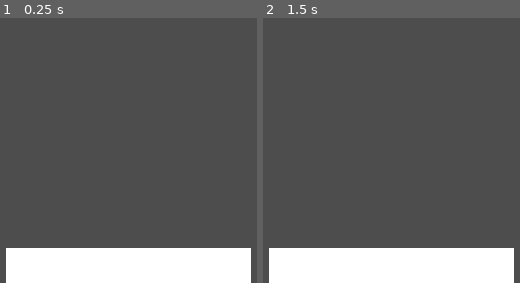
Above: before the commit, frames 1-2 (left to right).
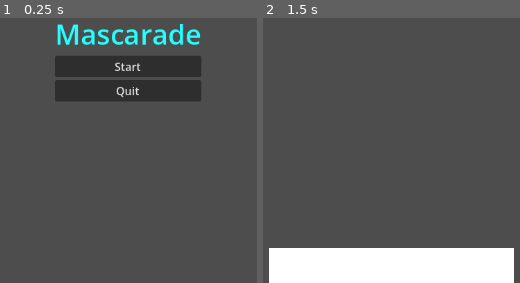
Above: after the commit, the same moments.

Repository: hdupire/mascarade
Game: Godot game, scene res://scenes/main.tscn
Same seed, same stepped clock (60 frames per second), same inputs: the game is played once before the commit and once after it. Before the commit the project starts from res://scenes/Mascarade.tscn.
Inputs (mouse positions are in pixels of both pictures, inside the frame that each line leads up to):
- Up to frame 1 (0.25 s): no input
- Up to frame 2 (1.5 s): click (391, 65) at 0.5 s, where only the run after the commit has a clickable "Start"; tap Enter at 1.25 s

The runs differ from the first frame. In frame 1, 23% of the frame differs, in the area x 2-98%, y 2-100%; in frame 2, nothing differs.

Commit message:
Tree of the program and main menu

Diff:
--- /dev/null
+++ b/assets/new_sphere_occluder_3d.tres
@@ -0,0 +1,3 @@
+[gd_resource type="SphereOccluder3D" format=3 uid="uid://cydj4ja57brdt"]
+
+[resource]
--- a/project.godot
+++ b/project.godot
@@ -11,9 +11,13 @@
 [application]
 
 config/name="mascarade"
-run/main_scene="uid://cmkpcyhht2xm5"
+run/main_scene="uid://ddln5nte4yg5q"
 config/features=PackedStringArray("4.6", "Forward Plus")
 config/icon="res://icon.svg"
+
+[input_devices]
+
+pointing/emulate_touch_from_mouse=true
 
 [physics]
 
--- a/scenes/Mascarade.tscn
+++ /dev/null
@@ -1,15 +0,0 @@
-[gd_scene format=3 uid="uid://cmkpcyhht2xm5"]
-
-[ext_resource type="PackedScene" uid="uid://dwfqdvqnsxg2h" path="res://scenes/board-view.tscn" id="1_6aw33"]
-[ext_resource type="PackedScene" uid="uid://bqhulaerjjcu" path="res://scenes/ui/ui.tscn" id="1_6y6ry"]
-
-[node name="Mascarade" type="Node3D" unique_id=1707848801]
-
-[node name="Ui" parent="." unique_id=1600666623 instance=ExtResource("1_6y6ry")]
-
-[node name="Camera3D" type="Camera3D" parent="." unique_id=530035498]
-transform = Transform3D(1, 0, 0, 0, -4.371139e-08, 1, 0, -1, -4.371139e-08, 0.0030748844, 1.7438, 0)
-
-[node name="Node3D" type="Node3D" parent="." unique_id=159334641]
-
-[node name="BoardView" parent="Node3D" unique_id=1867724167 instance=ExtResource("1_6aw33")]
--- /dev/null
+++ b/scenes/game/Mascarade.tscn
@@ -0,0 +1,15 @@
+[gd_scene format=3 uid="uid://cmkpcyhht2xm5"]
+
+[ext_resource type="PackedScene" uid="uid://dwfqdvqnsxg2h" path="res://scenes/game/board-view.tscn" id="1_6aw33"]
+[ext_resource type="PackedScene" uid="uid://bqhulaerjjcu" path="res://scenes/game/ui/ui.tscn" id="1_6y6ry"]
+
+[node name="Mascarade" type="Node3D" unique_id=1707848801]
+
+[node name="Ui" parent="." unique_id=1600666623 instance=ExtResource("1_6y6ry")]
+
+[node name="Camera3D" type="Camera3D" parent="." unique_id=530035498]
+transform = Transform3D(1, 0, 0, 0, -4.371139e-08, 1, 0, -1, -4.371139e-08, 0.0030748844, 1.7438, 0)
+
+[node name="World" type="Node3D" parent="." unique_id=159334641]
+
+[node name="BoardView" parent="World" unique_id=1867724167 instance=ExtResource("1_6aw33")]
--- /dev/null
+++ b/scenes/game/balls/ball.tscn
@@ -0,0 +1,6 @@
+[gd_scene format=3 uid="uid://dbyvyo47w10ui"]
+
+[node name="Ball" type="Node3D" unique_id=1577439196]
+
+[node name="CSGSphere3D" type="CSGSphere3D" parent="." unique_id=745156833]
+editor_description = "masque"
--- /dev/null
+++ b/scenes/game/board/board.tscn
@@ -0,0 +1,3 @@
+[gd_scene format=3 uid="uid://baafybu0vm272"]
+
+[node name="Board" type="Node3D" unique_id=912899170]
--- a/scenes/ui/ui.tscn
+++ b/scenes/game/ui/ui.tscn
@@ -1,6 +1,6 @@
 [gd_scene format=3 uid="uid://bqhulaerjjcu"]
 
-[ext_resource type="PackedScene" uid="uid://c254e3nrueoby" path="res://scenes/ui/hud.tscn" id="1_u7n8c"]
+[ext_resource type="PackedScene" uid="uid://c254e3nrueoby" path="res://scenes/game/ui/hud.tscn" id="1_u7n8c"]
 
 [node name="Ui" type="CanvasLayer" unique_id=1600666623]
 
--- /dev/null
+++ b/scenes/main-menu/components/PlayButton.tscn
@@ -0,0 +1,4 @@
+[gd_scene format=3 uid="uid://cou2er5er1if0"]
+
+[node name="PlayButton" type="Button" unique_id=1297856882]
+text = "Start"
--- /dev/null
+++ b/scenes/main-menu/components/QuitButton.tscn
@@ -0,0 +1,4 @@
+[gd_scene format=3 uid="uid://8a2h6gxgbixl"]
+
+[node name="QuitButton" type="Button" unique_id=1349723610]
+text = "Quit"
--- /dev/null
+++ b/scenes/main-menu/components/TitleLabel.tscn
@@ -0,0 +1,9 @@
+[gd_scene format=3 uid="uid://j0ywwx8yh5w2"]
+
+[sub_resource type="LabelSettings" id="LabelSettings_15mum"]
+font_size = 40
+font_color = Color(0.14901961, 1, 1, 1)
+
+[node name="TitleLabel" type="Label" unique_id=224850796]
+text = "Mascarade"
+label_settings = SubResource("LabelSettings_15mum")
--- /dev/null
+++ b/scenes/main-menu/main-menu.tscn
@@ -0,0 +1,38 @@
+[gd_scene format=3 uid="uid://bhtjjy7dmvnvp"]
+
+[ext_resource type="PackedScene" uid="uid://j0ywwx8yh5w2" path="res://scenes/main-menu/components/TitleLabel.tscn" id="1_7w8pu"]
+[ext_resource type="Script" uid="uid://dsmlqjb65un0v" path="res://scripts/main-menu/menu.gd" id="1_uhacv"]
+[ext_resource type="PackedScene" uid="uid://cou2er5er1if0" path="res://scenes/main-menu/components/PlayButton.tscn" id="2_nisa4"]
+[ext_resource type="PackedScene" uid="uid://8a2h6gxgbixl" path="res://scenes/main-menu/components/QuitButton.tscn" id="3_nisa4"]
+
+[node name="MainMenu" type="Control" unique_id=275750655]
+layout_mode = 3
+anchors_preset = 15
+anchor_right = 1.0
+anchor_bottom = 1.0
+grow_horizontal = 2
+grow_vertical = 2
+script = ExtResource("1_uhacv")
+
+[node name="CenterContainer" type="CenterContainer" parent="." unique_id=364838161]
+layout_mode = 1
+anchors_preset = 15
+anchor_right = 1.0
+anchor_bottom = 1.0
+grow_horizontal = 2
+grow_vertical = 2
+
+[node name="VBoxContainer" type="VBoxContainer" parent="CenterContainer" unique_id=2034792755]
+layout_mode = 2
+
+[node name="TitleLabel" parent="CenterContainer/VBoxContainer" unique_id=224850796 instance=ExtResource("1_7w8pu")]
+layout_mode = 2
+
+[node name="PlayButton" parent="CenterContainer/VBoxContainer" unique_id=1297856882 instance=ExtResource("2_nisa4")]
+layout_mode = 2
+
+[node name="QuitButton" parent="CenterContainer/VBoxContainer" unique_id=1349723610 instance=ExtResource("3_nisa4")]
+layout_mode = 2
+
+[connection signal="pressed" from="CenterContainer/VBoxContainer/PlayButton" to="." method="_on_play_button_pressed"]
+[connection signal="pressed" from="CenterContainer/VBoxContainer/QuitButton" to="." method="_on_quit_button_pressed"]
--- /dev/null
+++ b/scenes/main.tscn
@@ -0,0 +1,6 @@
+[gd_scene format=3 uid="uid://ddln5nte4yg5q"]
+
+[ext_resource type="Script" uid="uid://cllifbe27njuf" path="res://scripts/main.gd" id="1_o5qli"]
+
+[node name="Main" type="Node" unique_id=221946793]
+script = ExtResource("1_o5qli")
--- /dev/null
+++ b/scripts/main-menu/menu.gd
@@ -0,0 +1,9 @@
+extends Control
+
+signal play_pressed
+
+func _on_play_button_pressed() -> void:
+	emit_signal("play_pressed")
+
+func _on_quit_button_pressed() -> void:
+	get_tree().quit()
--- /dev/null
+++ b/scripts/main.gd
@@ -0,0 +1,23 @@
+extends Node
+
+var current_scene : Node
+
+func _ready() -> void:
+	load_menu()
+
+func load_menu() -> void:
+	_change_scene("res://scenes/main-menu/main-menu.tscn")
+
+func load_game() -> void:
+	print("LOAD GAME")
+	_change_scene("res://scenes/game/Mascarade.tscn")
+
+func _change_scene(path) -> void:
+	if current_scene:
+		current_scene.queue_free()
+
+	current_scene = load(path).instantiate()
+	add_child(current_scene)
+
+	if current_scene.has_signal("play_pressed"):
+		current_scene.play_pressed.connect(load_game)
Renamed: scenes/board-view.tscn -> scenes/game/board-view.tscn
Renamed: scenes/ui/hud.tscn -> scenes/game/ui/hud.tscn
Renamed: scripts/board.gd -> scripts/game/board.gd
Renamed: scripts/board.gd.uid -> scripts/game/board.gd.uid
Not shown, added: scripts/main-menu/menu.gd.uid
Not shown, added: scripts/main.gd.uid
